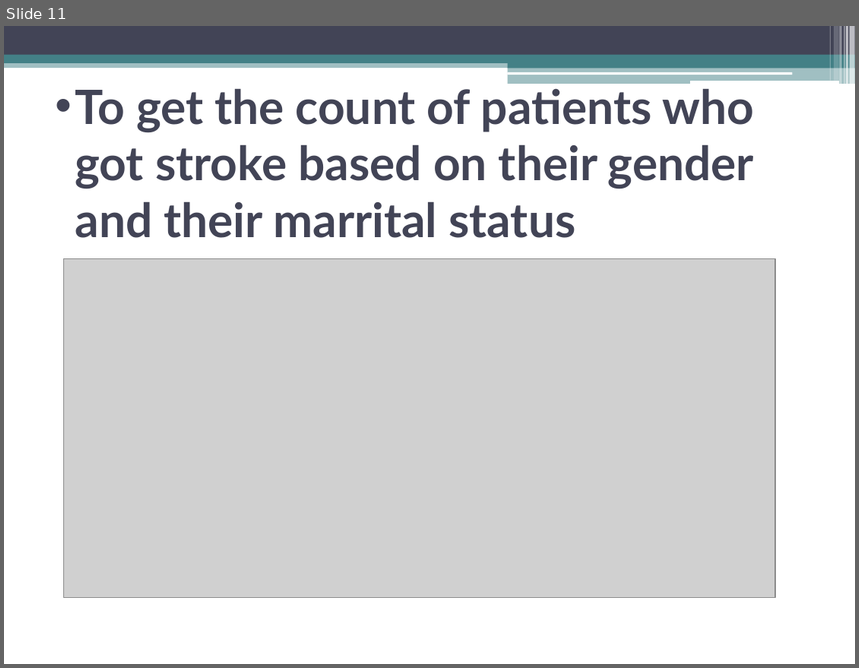
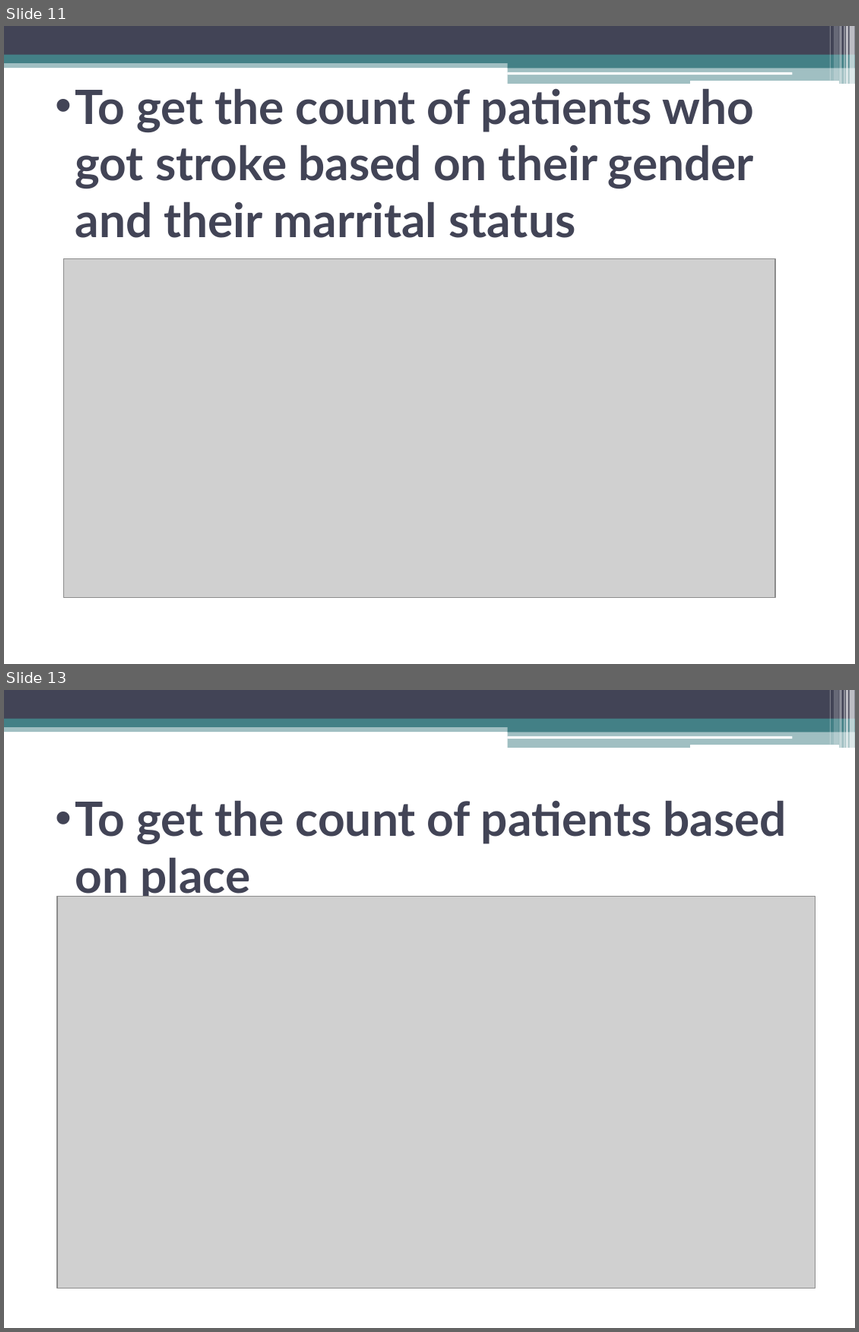
Before and after one commit to chaithragudimalla/Project1, a slide deck: project1.pptx. Shown one above the other, each under a label of ours: slide 11 before the commit, slides 11 and 13 after it; the slides between them are not shown. The pictures are 859x668 and 859x1332 pixels, drawn with LibreOffice and Linux fonts; fonts in the diff are those of the drawing; grey boxes stand for pictures. Boxes give left, top, right and bottom in pixels: in the first picture for what was removed or moved away, otherwise in the second. Text is boxed around its words. In the diff, an @@ line names an element or a change of style, - is before the commit and + after.

```diff
--- a/project1.pptx
+++ b/project1.pptx
@@ slide 13 added at (x1=4, y1=690, x2=855, y2=1328), background #FFFFFF; not listed: 13 template elements that a slide beside it also shows @@
@@ title added at (x1=75, y1=800, x2=788, y2=902), 40 pt, text #424456, bold @@
+• To get the count of patients based on place
@@ picture added at (x1=56, y1=896, x2=815, y2=1288) @@
```
Also in this commit, not shown: 8 slides changed, 1 other slide added.
